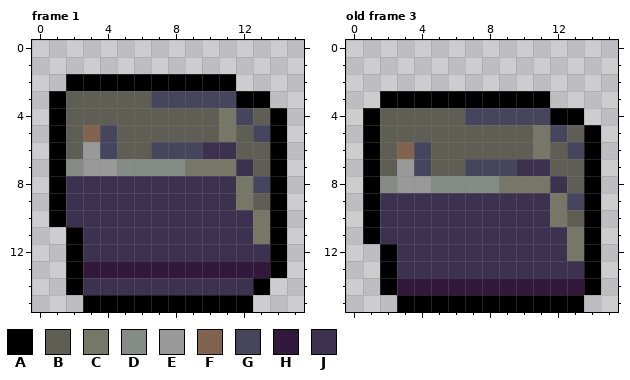
Edited in one commit: animated GIF sprite (BattleAcurate-BH/gs_xxapc.gif). Above is the file before it was changed.
The file is 16x16 pixels, 4 frames. Colours within 5 levels of each other are drawn and written as one. Shown: frame 1, old frame 3. The commit also changed other frames, which this record leaves out.
Palette (. is transparent): A #000000  B #5e5e54  C #777768  D #858b85  E #999999  F #816350  G #45455e  H #32193c  J #3c3250
Pixels before, frame 1, first column x 1:
 2 .AAAAAAAAAA...
 3 ABBBBBGGGGGAA.
 4 ABBBBBBBBBCGBA
 5 ABFGBBBBBBCBGA
 6 ABEGBBGGGJJBBA
 7 ADEEDDDDCCCJBA
 8 AJJJJJJJJJJCGA
 9 AJJJJJJJJJJCBA
10 AJJJJJJJJJJJCA
11 .AJJJJJJJJJJCA
12 .AJJJJJJJJJJJA
13 .AHHHHHHHHHHHA
14 .AJJJJJJJJJJA.
15 ..AAAAAAAAAA..
Pixels before, old frame 3, first column x 1:
 3 .AAAAAAAAAA...
 4 ABBBBBGGGGGAA.
 5 ABBBBBBBBBCGBA
 6 ABFGBBBBBBCBGA
 7 ABEGBBGGGJJBBA
 8 ADEEDDDDCCCJBA
 9 AJJJJJJJJJJCGA
10 AJJJJJJJJJJCBA
11 AJJJJJJJJJJJCA
12 .AJJJJJJJJJJCA
13 .AJJJJJJJJJJJA
14 .AHHHHHHHHHHHA
15 ..AAAAAAAAAAA.
After:
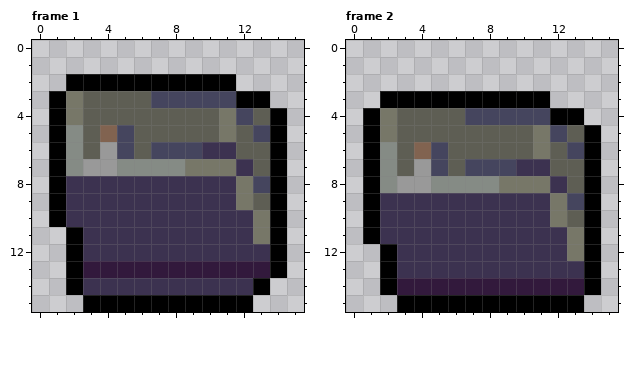
A new or re-ordered frame is compared with the old frame closest to it.
Change:
frames re-ordered
Frame 1:
Colour E becomes colour B in row 6 at x 3.
Colour F becomes colour B in row 5 at x 3.
Colour B becomes colour C in rows 3 to 4 at x 2.
Colour B becomes colour D in rows 5 to 6 at x 2.
Colour G becomes colour E in row 6 at x 4.
Colour G becomes colour F in row 5 at x 4.
Colour B becomes colour G in rows 5 to 6 at x 5.
Frame 2 against old frame 3:
Colour E becomes colour B in row 7 at x 3.
Colour F becomes colour B in row 6 at x 3.
Colour B becomes colour C in rows 4 to 5 at x 2.
Colour B becomes colour D in rows 6 to 7 at x 2.
Colour G becomes colour E in row 7 at x 4.
Colour G becomes colour F in row 6 at x 4.
Colour B becomes colour G in rows 6 to 7 at x 5.
